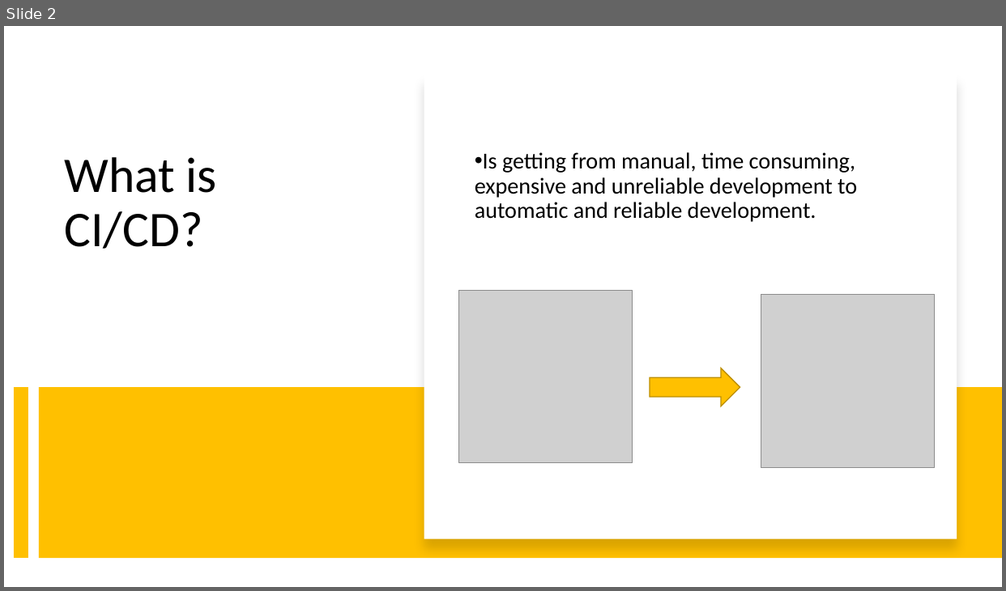
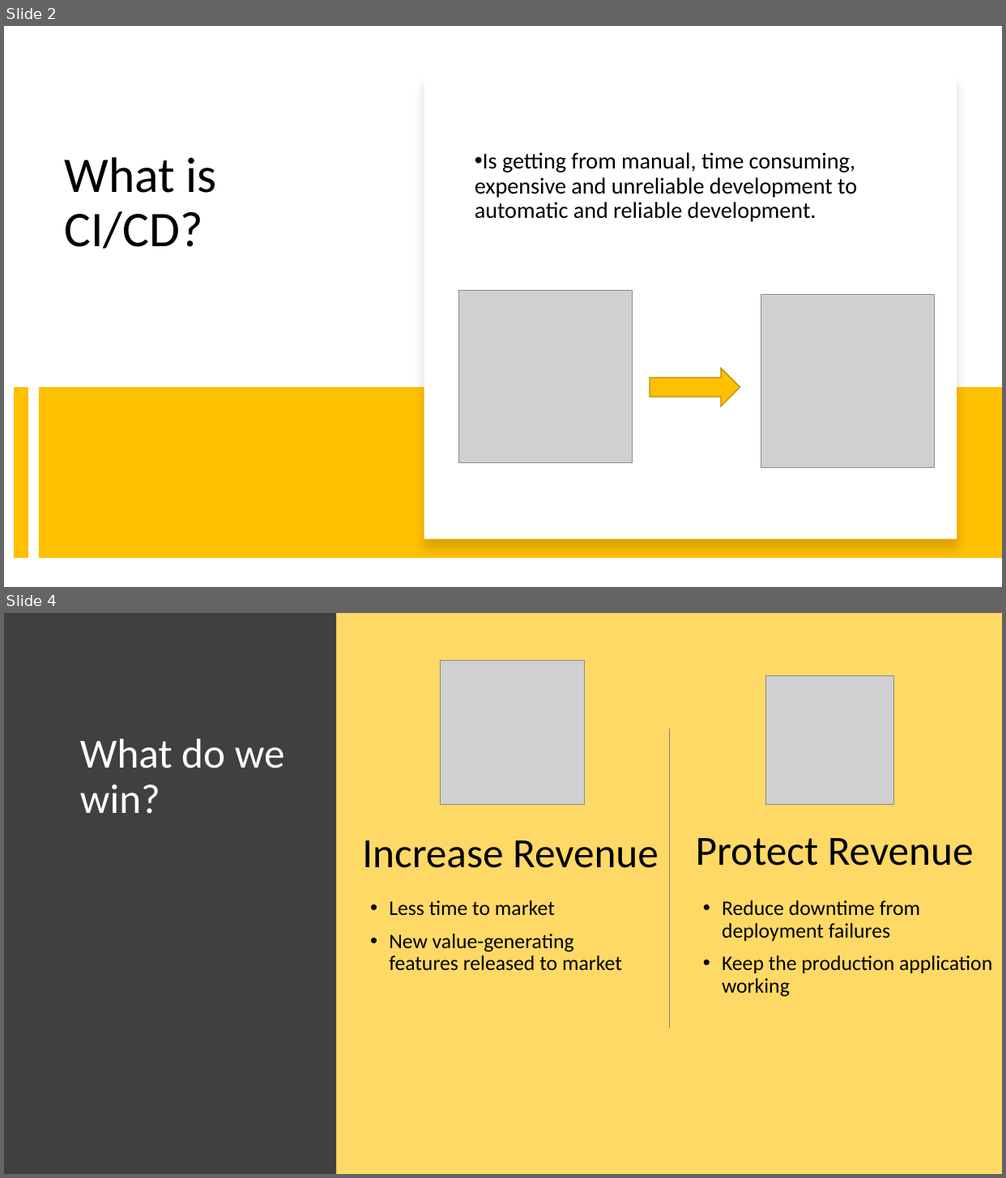
Before and after one commit to jmalovera10/CloudDevOpsProject4, a slide deck: WhyCI_CD.pptx. Shown one above the other, each under a label of ours: slide 2 before the commit, slides 2 and 4 after it; the slides between them are not shown. The pictures are 1006x591 and 1006x1178 pixels, drawn with LibreOffice and Linux fonts; fonts in the diff are those of the drawing; grey boxes stand for pictures. Boxes give left, top, right and bottom in pixels: in the first picture for what was removed or moved away, otherwise in the second. Text is boxed around its words. In the diff, an @@ line names an element or a change of style, - is before the commit and + after.

Commit message:
Debug deployment backend

```diff
--- a/WhyCI_CD.pptx
+++ b/WhyCI_CD.pptx
@@ slide 4 added at (4,613,1002,1174), background #FFD966 @@
@@ rectangle added at (4,613,336,1174), fill #404040 @@
@@ picture added at (440,660,584,805) @@
@@ picture added at (766,676,895,805) @@
@@ line added from (670, 728) to (670, 1028), #808080 1 pt @@
@@ title added at (80,739,285,814), 40 pt, text #FFFFFF @@
+What do we win?
@@ text added at (362,841,658,868), 40 pt, text #000000 @@
+Increase Revenue
@@ text added at (696,838,974,866), 40 pt, text #000000 @@
+Protect Revenue
@@ text added at (389,901,622,971), 20 pt, text #000000 @@
+• Less time to market
+• New value-generating features released to market
@@ text added at (722,901,992,997), 20 pt, text #000000 @@
+• Reduce downtime from deployment failures
+• Keep the production application working
```
Also in this commit, not shown: 2 other slides added, 1 slide removed, 2 other files.
